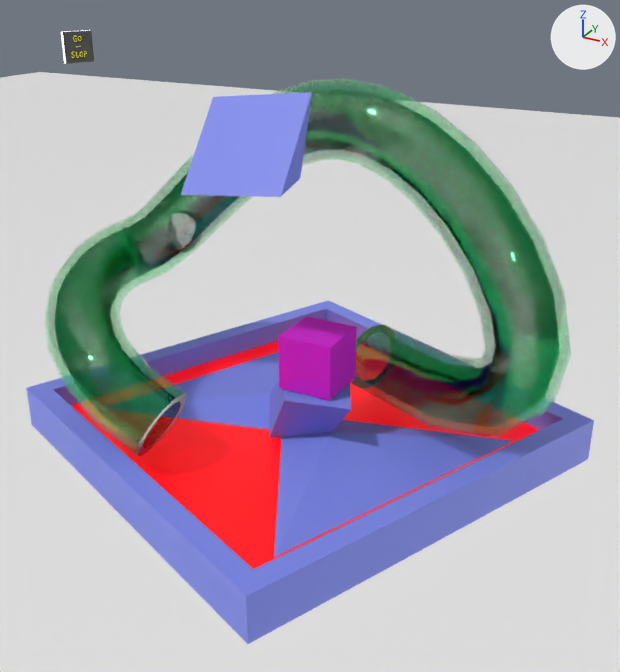
The glTF model assets/maps/level_3.glb, before and after one commit.
One viewpoint serves both versions: a 50 mm camera at (18.7, -36.6, 21.4) aimed at (-3.1, 3.1, 1.5). Lighting does not change. The marker at upper right points along +X, +Y and +Z. The first picture is the older version. Where no turn or scale is listed for an object, it has been applied to the vertices.

Before the edit, the objects in view are built like this:
```python
me_cube_001 = bpy.data.meshes.new('Cube.001')
me_cube_001.from_pydata(...)  # 8 vertices, 12 faces; spans x -2.76..2.96, y -2.76..2.76, z -0.78..0.02
me_cube_001.materials.append(mat_material)  # blue #7a86e7
me_cube_002 = bpy.data.meshes.new('Cube.002')
me_cube_002.from_pydata(...)  # 8 vertices, 12 faces; spans x -13.8..13.8, y -13.8..13.8, z -0.4..0.4
me_cube_002.materials.append(mat_material_004)  # red #e7000d, glowing red #bc0007
me_nurbspath = bpy.data.meshes.new('NurbsPath')
me_nurbspath.from_pydata(...)  # 1036 vertices, 2150 faces; spans x 5.8..35.1, y -18.3..-3.0, z -2.7..15.4
# faces by material slot: [1990, 160]
me_nurbspath.materials.append(mat_material_002)  # green #33e784
me_nurbspath.materials.append(mat_material_003)  # white #e7e7e7
ob_consumer = bpy.data.objects.new('Consumer', me_cube_002)
ob_consumer.location = (-2.09, 0.02, -2.83)
ob_cube_001 = bpy.data.objects.new('Cube.001', me_cube_001)
ob_cube_001.location = (-3.54, -2.49, 13.38)
ob_cube_001.rotation_euler = (0.828, -0.104, 0.0149)  # degrees (47, -6, 0.9)
ob_tube = bpy.data.objects.new('Tube', me_nurbspath)
ob_tube.location = (-23.17, 9.35, 0.65)
# also in view: 'GN Instance' at (-2.8, -1.3, 7.0); 'Death' at (-77.1, 34.9, -198.7); 'Cube' at (-0.7, -0.5, 2.2); 'GeneratorSwitch.001' at (-31.7, 17.0, 15.0); 'Base' at (-2.1, 0.0, -1.5)
```
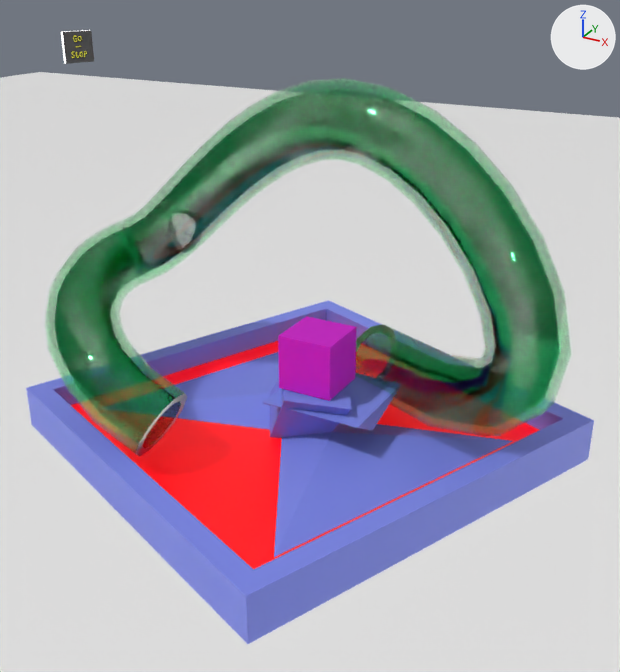
What the commit changed:
Object 'Cube.001' (ob_cube_001) turns from (47, -6, 0.9) to (0, 0, 0) degrees about x, y and z.
Object 'Cube.001' (ob_cube_001) moves from (-3.54, -2.49, 13.38) to (0.0, 0.0, 0.0).

What differs and where, as boxes [x1, y1, x2, y2] in the pictures (620 x 672 px):
'Cube.001', moved, turned
    before: [181, 92, 312, 197]
    after: [263, 376, 393, 430]
